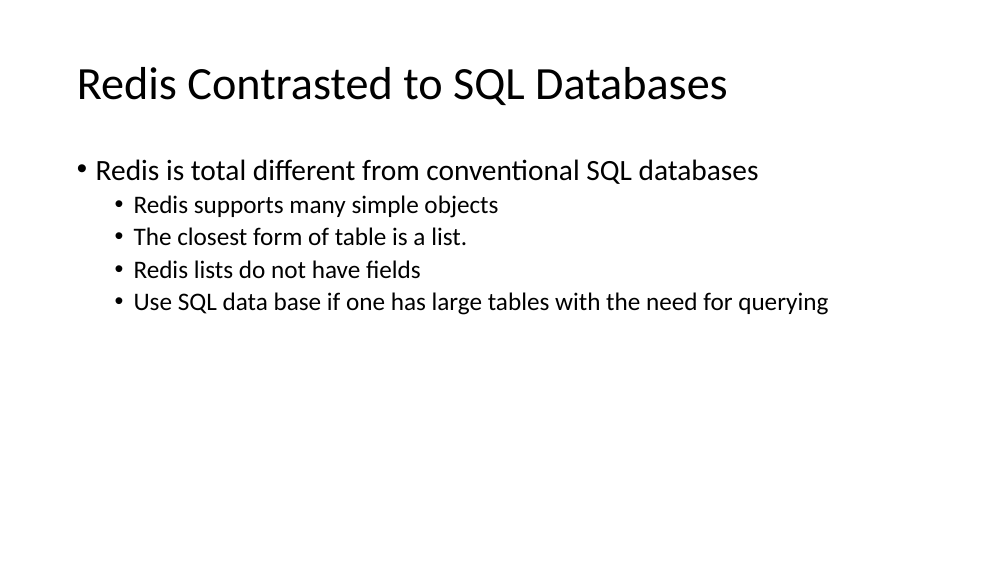
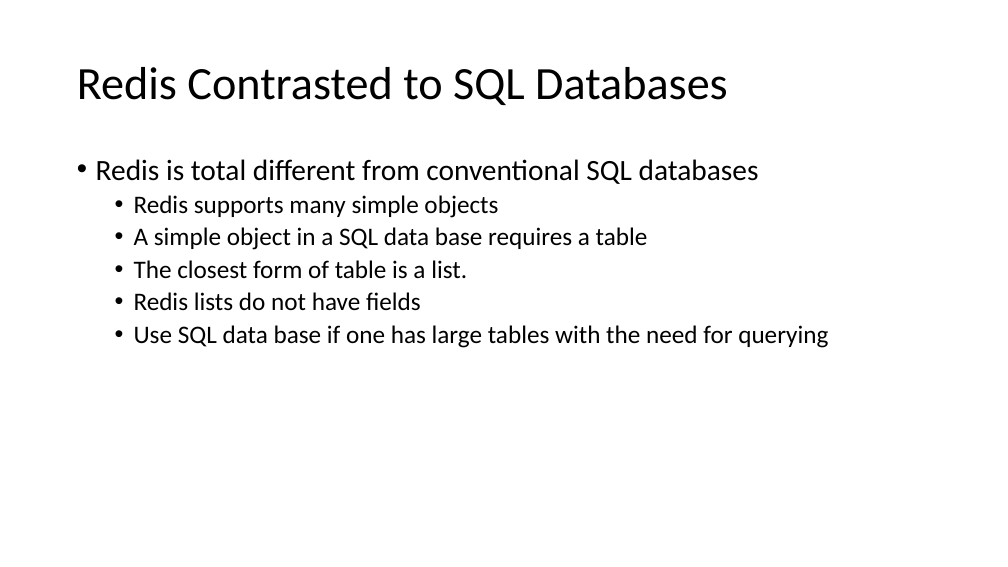
Before and after one commit to NanoDataCenter/nano_data_center, a slide deck: slide 7 of presentations/session_2/Redis Data Base.pptx. Drawn at 1008x567 pixels with LibreOffice and Linux fonts; fonts in the diff are those of the drawing. Boxes give left, top, right and bottom in pixels: in the first picture for what was removed or moved away, otherwise in the second. Text is boxed around its words. In the diff, an @@ line names an element or a change of style, - is before the commit and + after.

```diff
--- a/presentations/session_2/Redis Data Base.pptx
+++ b/presentations/session_2/Redis Data Base.pptx
@@ text at (134,227,648,250): paragraph added @@
+  • A simple object in a SQL data base requires a table
```
Also in this commit, not shown: 4 other slides changed, 3 other files.
